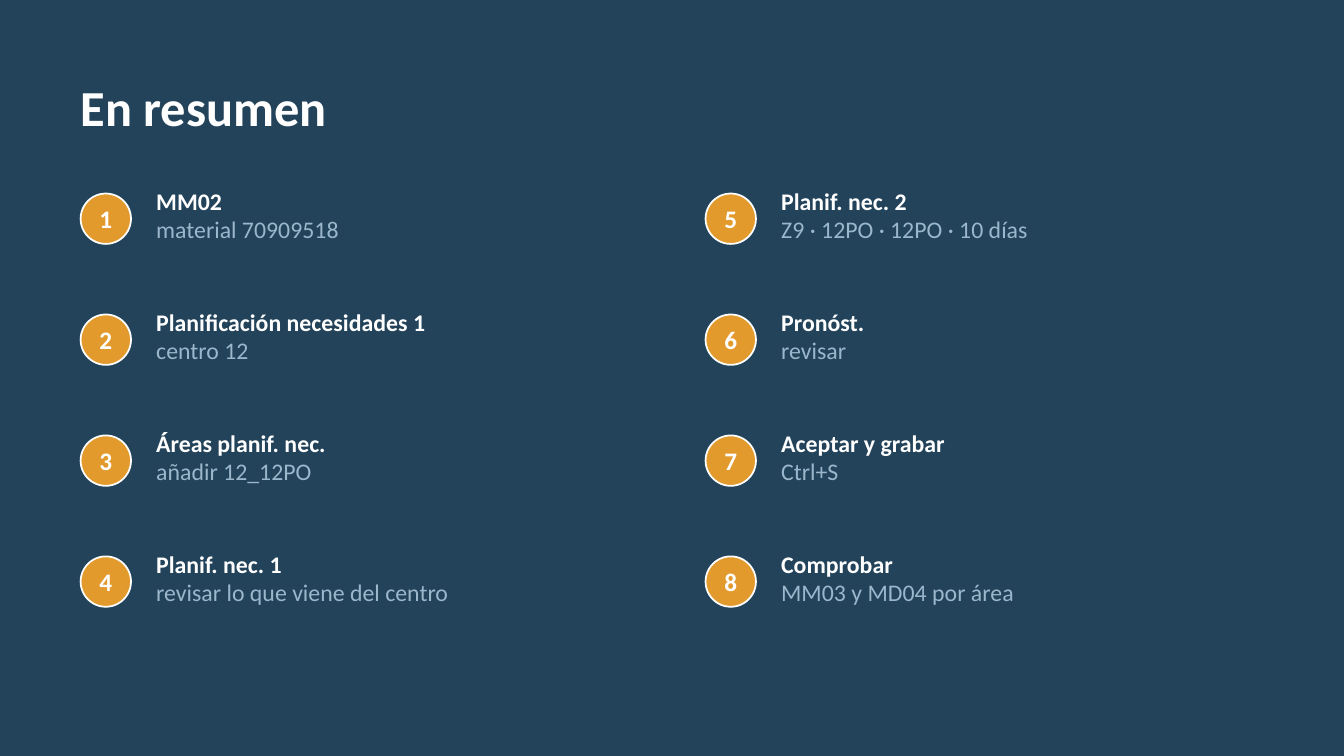
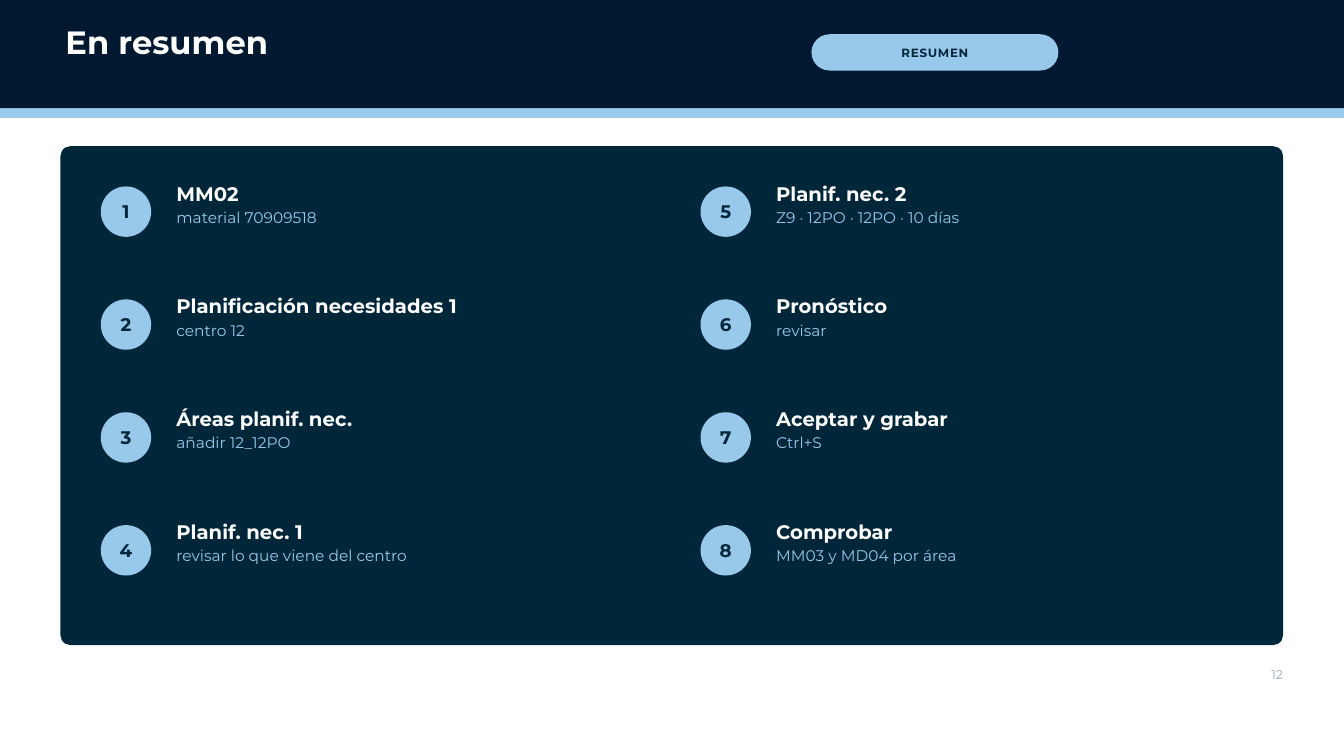
Before and after one commit to Enrique24799/PERSEIDA, a slide deck: slide 12 of manuales/Manual_MM02_area_planificacion.pptx (slide 11 before the commit). Drawn at 1344x756 pixels with LibreOffice and Linux fonts; fonts in the diff are those of the drawing; background and template pictures are left out. Boxes give left, top, right and bottom in pixels: in the first picture for what was removed or moved away, otherwise in the second. Text is boxed around its words. In the diff, an @@ line names an element or a change of style, - is before the commit and + after.

```diff
--- a/manuales/Manual_MM02_area_planificacion.pptx
+++ b/manuales/Manual_MM02_area_planificacion.pptx
@@ background #23435A to #FFFFFF @@
@@ rectangle added at [0,0,1344,108], fill #001930 @@
@@ title "En resumen": place and size @@
-title "En resumen" at [81,93,327,127]
+title "En resumen" at [65,31,268,55]
@@ title "En resumen" at [65,31,268,55]: size 36 to 23 pt, font Calibri to Montserrat; vertical alignment middle to top @@
@@ rounded rectangle added at [812,34,1059,71], fill #98C9EB, 8.5 pt, text #00263A, bold @@
+RESUMEN
@@ rectangle added at [0,100,1344,118], fill #9BCBEB @@
@@ rounded rectangle added at [60,146,1284,645], fill #00263A @@
@@ ellipse "1": place and size @@
-ellipse "1" at [81,194,131,244]
+ellipse "1" at [101,187,151,237]
@@ text "MM02": place and size @@
-text "MM02" at [156,194,339,238]
+text "MM02" at [176,187,317,223]
@@ text "MM02" at [176,187,317,223]: size 17 to 14 pt in "MM02"; font Calibri to Montserrat; size 17 to 11 pt, text colour #9BB7CB to #98C9EB in "material 70909518"; more space between paragraphs @@
@@ ellipse "5": place and size @@
-ellipse "5" at [706,194,756,244]
+ellipse "5" at [701,187,751,237]
@@ text "Planif. nec. 2" at [776,185,959,223]: size 17 to 14 pt in "Planif. nec. 2"; font Calibri to Montserrat; size 17 to 11 pt, text colour #9BB7CB to #98C9EB in "Z9 · 12PO · 12PO · 10 ..."; more space between paragraphs @@
@@ ellipse "2": place and size @@
-ellipse "2" at [81,315,131,365]
+ellipse "2" at [101,299,151,350]
@@ text "Planificación necesidades 1": place and size @@
-text "Planificación necesidades 1" at [156,314,425,359]
+text "Planificación necesidades 1" at [176,297,457,336]
@@ text "Planificación necesidades 1" at [176,297,457,336]: size 17 to 14 pt in "Planificación necesidades 1"; font Calibri to Montserrat; size 17 to 11 pt, text colour #9BB7CB to #98C9EB in "centro 12"; more space between paragraphs @@
@@ ellipse "6": place and size @@
-ellipse "6" at [706,315,756,365]
+ellipse "6" at [701,299,751,350]
@@ text at [776,297,887,313]: text changed; size 17 to 14 pt; font Calibri to Montserrat @@
-Pronóst.
+Pronóstico
@@ text "Pronóstico": place and size @@
-text "Pronóstico" at [781,314,864,359]
+text "Pronóstico" at [776,297,887,336]
@@ text at [776,324,826,336]: size 17 to 11 pt, font Calibri to Montserrat, text colour #9BB7CB to #98C9EB in "revisar"; more space between paragraphs @@
@@ ellipse "3": place and size @@
-ellipse "3" at [81,436,131,486]
+ellipse "3" at [101,412,151,463]
@@ text "Áreas planif. nec.": place and size @@
-text "Áreas planif. nec." at [156,432,325,483]
+text "Áreas planif. nec." at [176,408,352,449]
@@ text "Áreas planif. nec." at [176,408,352,449]: size 17 to 14 pt in "Áreas planif. nec."; font Calibri to Montserrat; size 17 to 11 pt, text colour #9BB7CB to #98C9EB in "añadir 12_12PO"; more space between paragraphs @@
@@ ellipse "7": place and size @@
-ellipse "7" at [706,436,756,486]
+ellipse "7" at [701,412,751,463]
@@ text "Aceptar y grabar": place and size @@
-text "Aceptar y grabar" at [781,435,945,480]
+text "Aceptar y grabar" at [776,411,948,448]
@@ text "Aceptar y grabar" at [776,411,948,448]: size 17 to 14 pt in "Aceptar y grabar"; font Calibri to Montserrat; size 17 to 11 pt, text colour #9BB7CB to #98C9EB in "Ctrl+S"; more space between paragraphs @@
@@ size 18 to 13 pt, font Calibri to Montserrat, text colour #FFFFFF to #00263A; fill #E39A2D to #98C9EB; outline #FFFFFF 1.25 pt to none in 8 elements at [701,187,751,237], [701,299,751,350], [101,187,151,237], [701,412,751,463], [101,299,151,350], [701,525,751,576], [101,412,151,463], [101,525,151,576] @@
@@ ellipse "4": place and size @@
-ellipse "4" at [81,557,131,607]
+ellipse "4" at [101,525,151,576]
@@ text "Planif. nec. 1": place and size @@
-text "Planif. nec. 1" at [156,556,448,605]
+text "Planif. nec. 1" at [176,523,407,564]
@@ text "Planif. nec. 1" at [176,523,407,564]: size 17 to 14 pt in "Planif. nec. 1"; font Calibri to Montserrat; size 17 to 11 pt, text colour #9BB7CB to #98C9EB in "revisar lo que viene del centro"; more space between paragraphs @@
@@ ellipse "8": place and size @@
-ellipse "8" at [706,557,756,607]
+ellipse "8" at [701,525,751,576]
@@ text "Comprobar": place and size @@
-text "Comprobar" at [781,556,1014,605]
+text "Comprobar" at [776,524,956,564]
@@ text "Comprobar" at [776,524,956,564]: size 17 to 14 pt in "Comprobar"; font Calibri to Montserrat; size 17 to 11 pt, text colour #9BB7CB to #98C9EB in "MM03 y MD04 por área"; more space between paragraphs @@
@@ page number added at [1271,670,1283,679], 9 pt, text #9AA9B4 @@
+12
```
Also in this commit, not shown: 9 other slides changed, 2 slides added, 1 slide removed, 2 other files.
